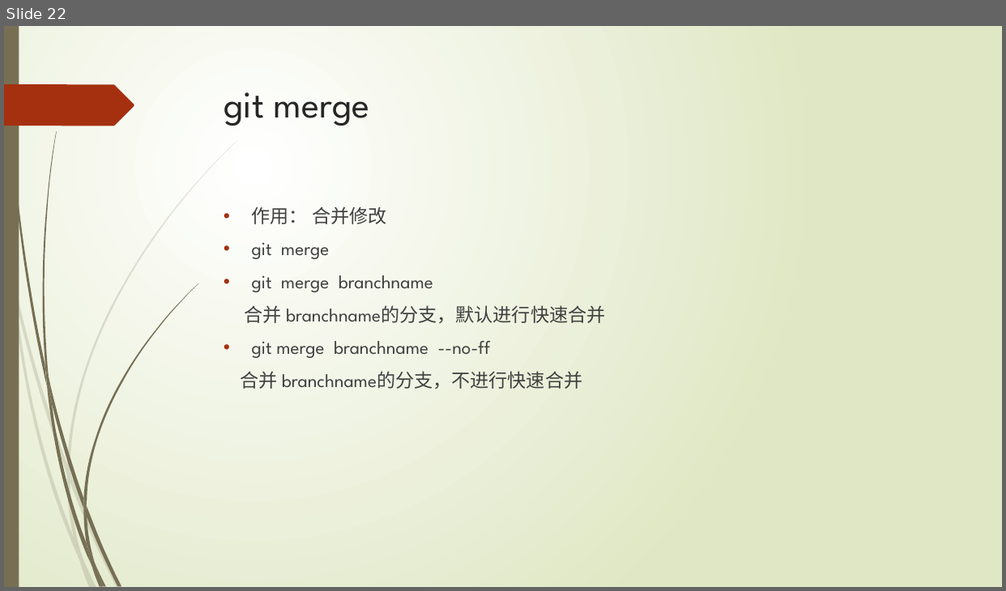
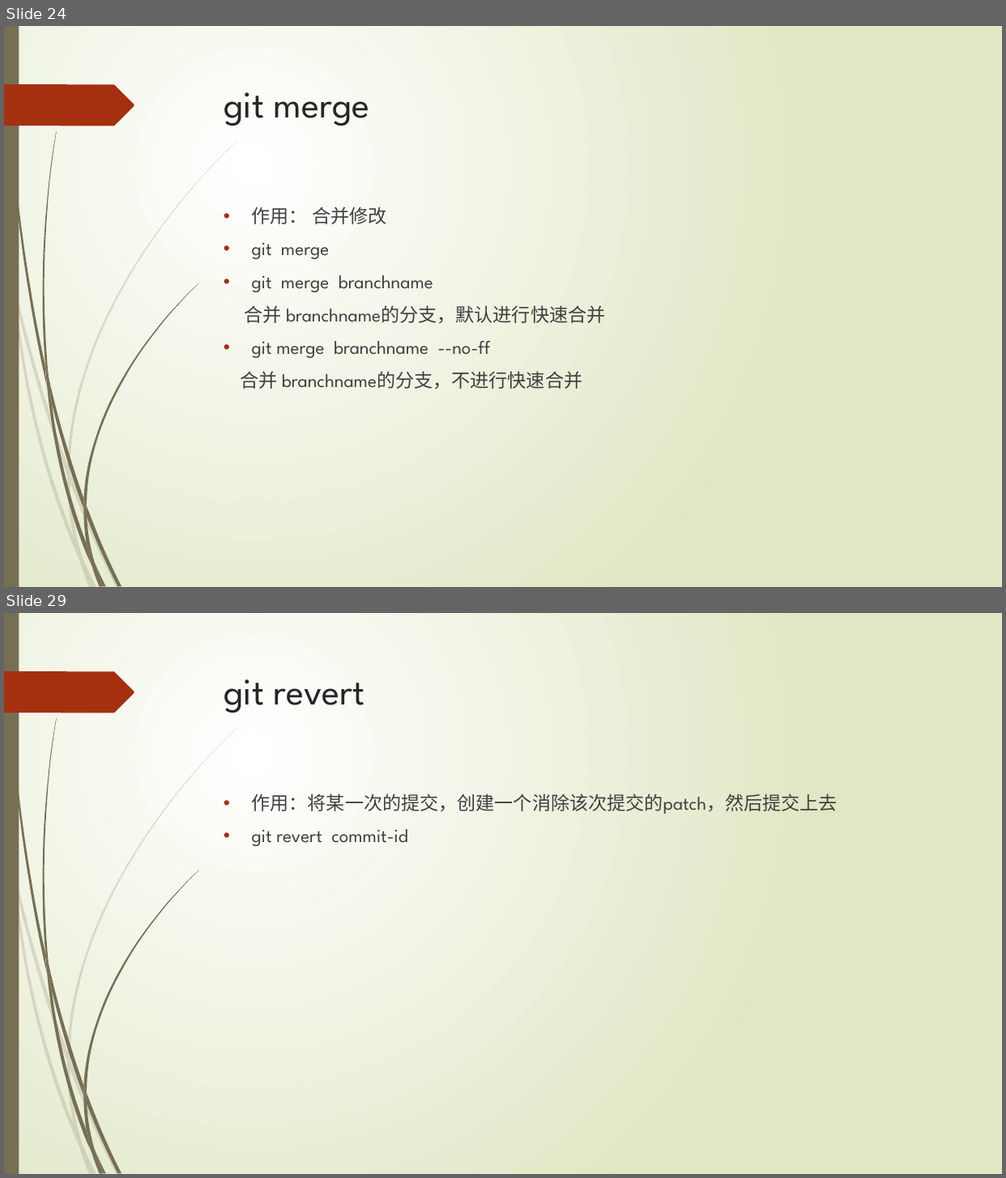
Before and after one commit to watercolor/gitppt, a slide deck: Git.pptx. Shown one above the other, each under a label of ours: slide 22 before the commit, slides 24 and 29 after it; the slides between them are not shown. The pictures are 1006x591 and 1006x1178 pixels, drawn with LibreOffice and Linux fonts; fonts in the diff are those of the drawing. Boxes give left, top, right and bottom in pixels: in the first picture for what was removed or moved away, otherwise in the second. Text is boxed around its words. In the diff, an @@ line names an element or a change of style, - is before the commit and + after.

```diff
--- a/Git.pptx
+++ b/Git.pptx
@@ slide 29 added at [4, 613, 1002, 1174], background gradient #FFFFFF to #DFE8C4; not listed: 24 template elements that a slide beside it also shows @@
@@ title added at [224, 679, 365, 713], 36 pt, text #262626 @@
+git revert
@@ text added at [252, 794, 837, 846], 18 pt, text #404040 @@
+• 作用：将某一次的提交，创建一个消除该次提交的patch，然后提交上去
+• git revert commit-id
@@ what was slide 22 is now slide 24 @@
```
Also in this commit, not shown: 6 slides changed, 5 other slides added.
